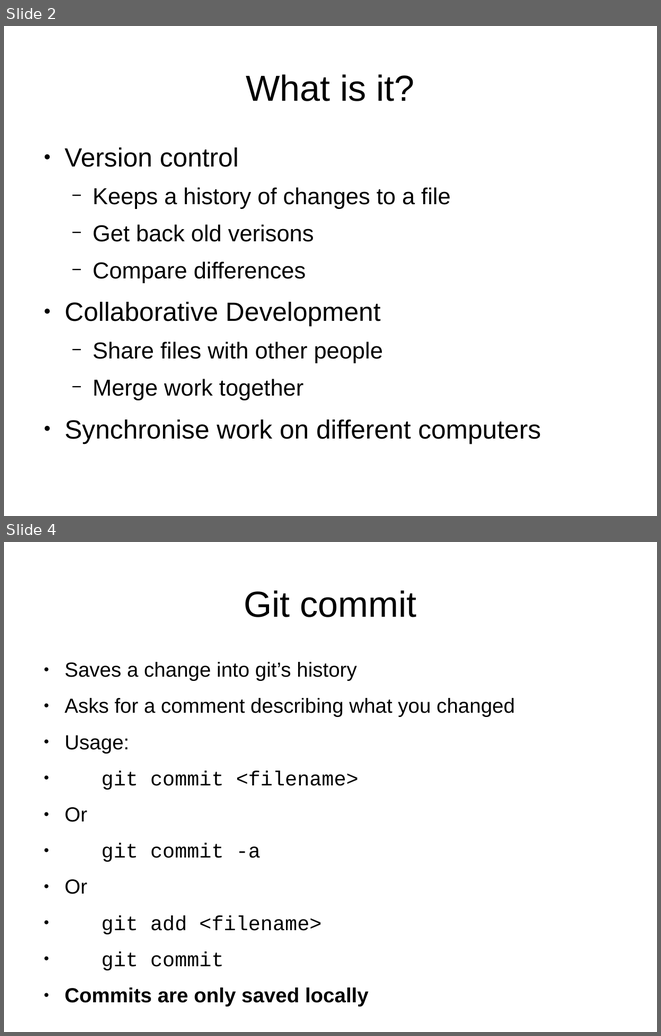
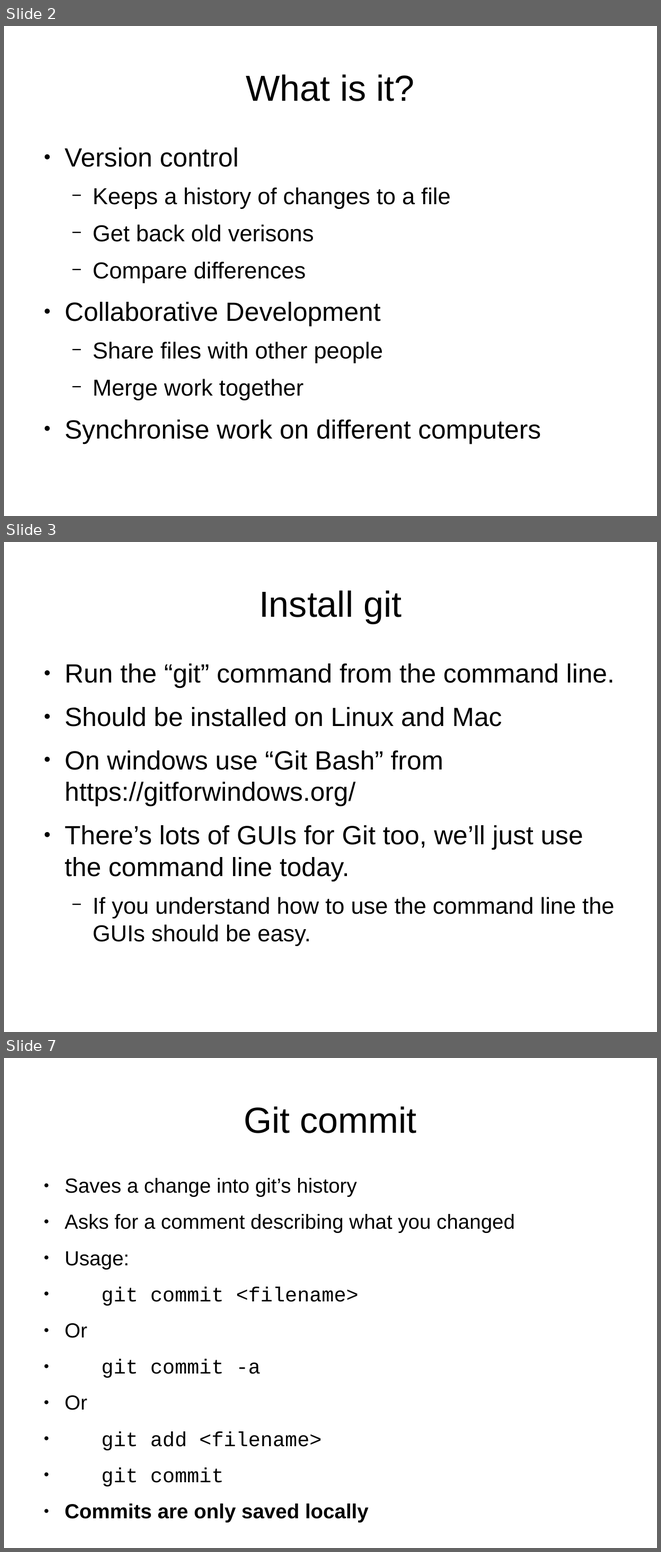
Before and after one commit to abersailbot/abersailbot.github.io, a slide deck: intro/Git Slides.odp. Shown one above the other, each under a label of ours: slides 2 and 4 before the commit, slides 2, 3 and 7 after it; the slides between them are not shown. The pictures are 661x1036 and 661x1552 pixels, drawn with LibreOffice and Linux fonts; fonts in the diff are those of the drawing. Boxes give left, top, right and bottom in pixels: in the first picture for what was removed or moved away, otherwise in the second. Text is boxed around its words. In the diff, an @@ line names an element or a change of style, - is before the commit and + after.

```diff
--- a/intro/Git Slides.odp
+++ b/intro/Git Slides.odp
@@ slide 3 added at <box>4,542,657,1032</box>, background #FFFFFF @@
@@ title added at <box>259,590,402,623</box>, 44 pt, text #000000 @@
+Install git
@@ text added at <box>64,663,615,946</box>, 32 pt, text #000000 @@
+● Run the “git” command from the command line.
+● Should be installed on Linux and Mac
+● On windows use “Git Bash” from https://gitforwindows.org/
+● There’s lots of GUIs for Git too, we’ll just use the command line today.
+  − If you understand how to use the command line the GUIs should be easy.
@@ what was slide 4 is now slide 7 @@
```
Also in this commit, not shown: 2 slides changed, 3 other slides added, 1 other file.
